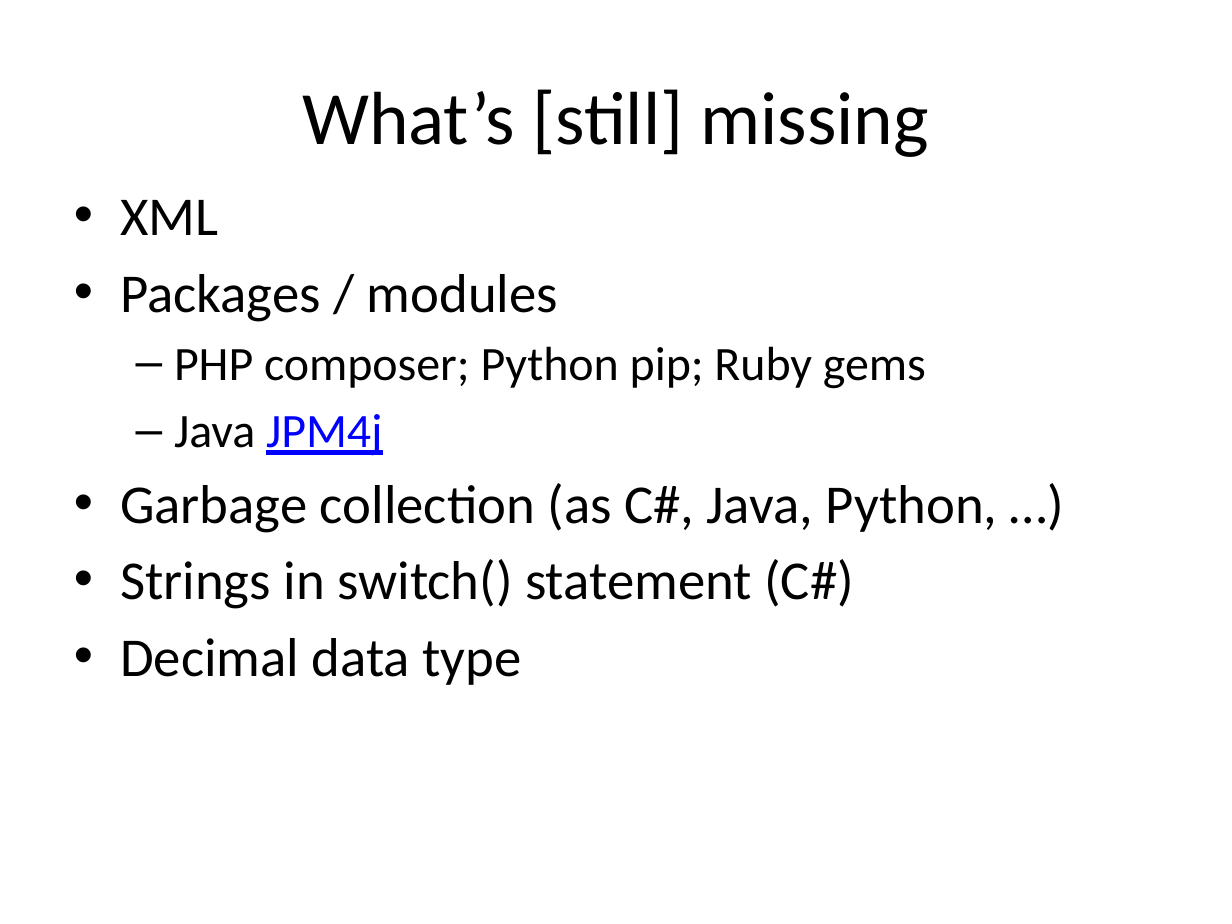
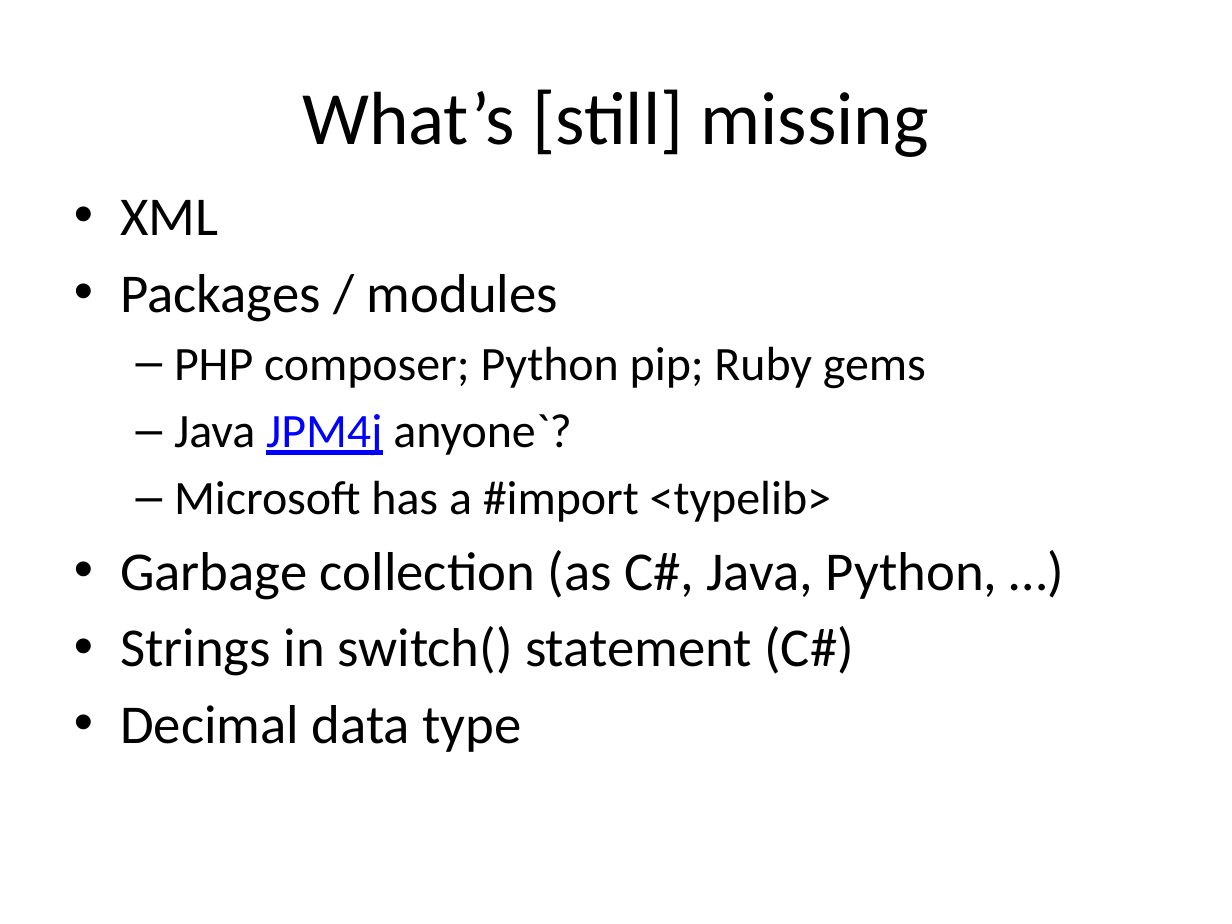
Before and after one commit to fellmad/FunWithCpp11, a slide deck: slide 15 of doc/Fun_with_C++11.pptx (slide 14 before the commit). Drawn at 1232x924 pixels with LibreOffice and Linux fonts; fonts in the diff are those of the drawing. Boxes give left, top, right and bottom in pixels: in the first picture for what was removed or moved away, otherwise in the second. Text is boxed around its words. In the diff, an @@ line names an element or a change of style, - is before the commit and + after.

Commit message:
pptx

```diff
--- a/doc/Fun_with_C++11.pptx
+++ b/doc/Fun_with_C++11.pptx
@@ text at [174, 414, 831, 522]: text changed; text colour #0000FF to #000000 @@
-  – Java JPM4j
+  – Java JPM4j anyone`?
+  – Microsoft has a #import <typelib>
```
Also in this commit, not shown: 4 other slides changed, 5 slides added.
